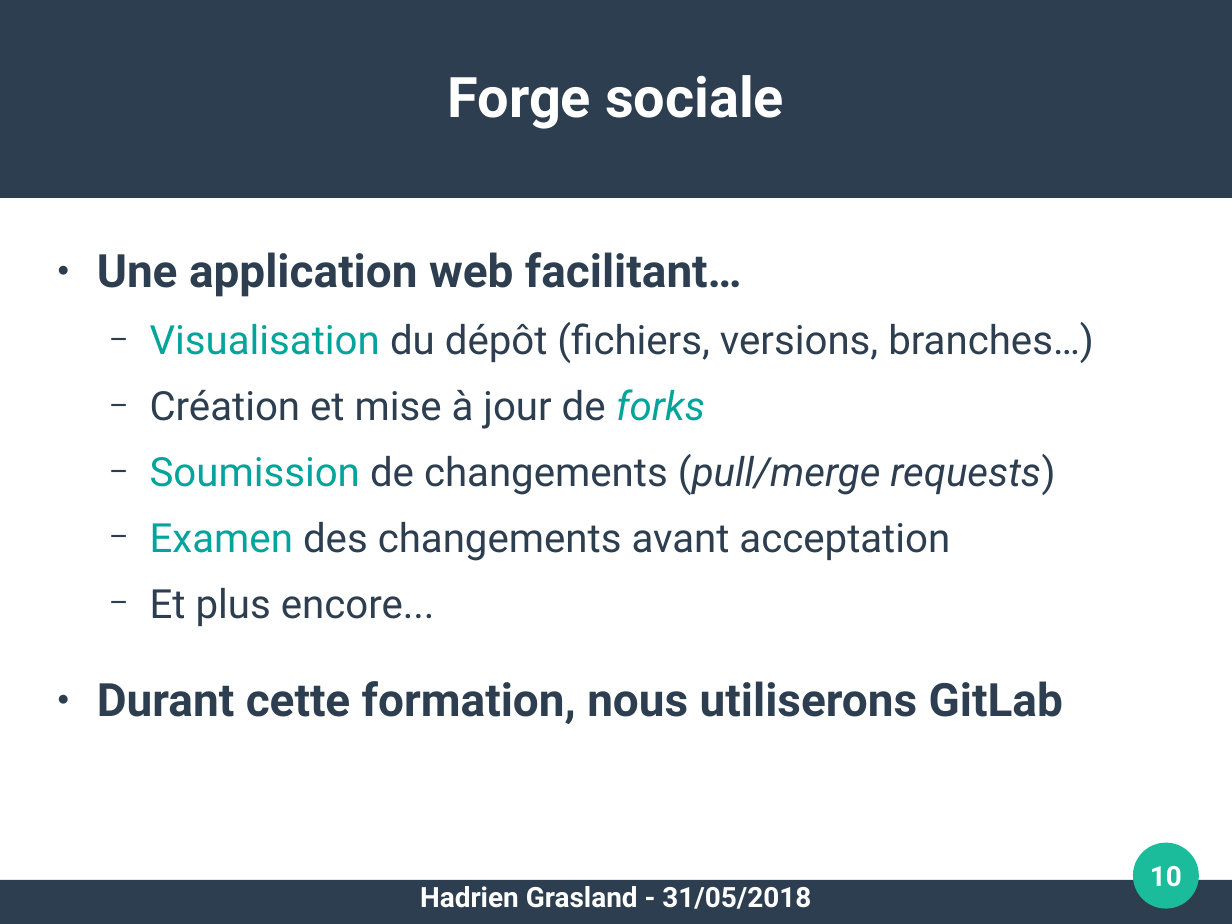
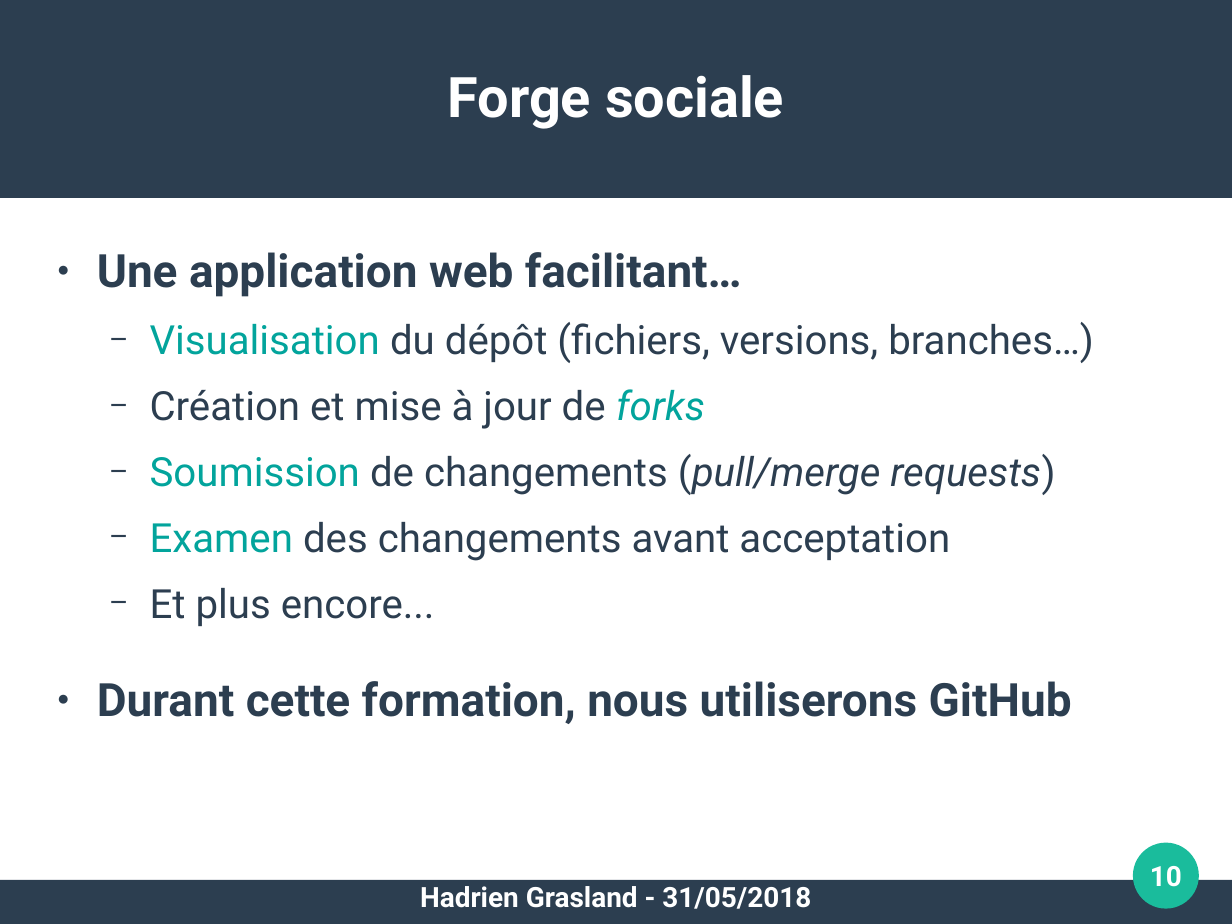
Before and after one commit to pushou/formation-git, a slide deck: slide 10 of Pres5-Reseau.odp. Drawn at 1232x924 pixels with LibreOffice and Linux fonts; fonts in the diff are those of the drawing. Boxes give left, top, right and bottom in pixels: in the first picture for what was removed or moved away, otherwise in the second. Text is boxed around its words. In the diff, an @@ line names an element or a change of style, - is before the commit and + after.

```diff
--- a/Pres5-Reseau.odp
+++ b/Pres5-Reseau.odp
@@ text at bbox=[97, 681, 1072, 724]: text changed @@
-● Durant cette formation, nous utiliserons GitLab
+● Durant cette formation, nous utiliserons GitHub
```
Also in this commit, not shown: 1 other slide changed, 5 other files.
